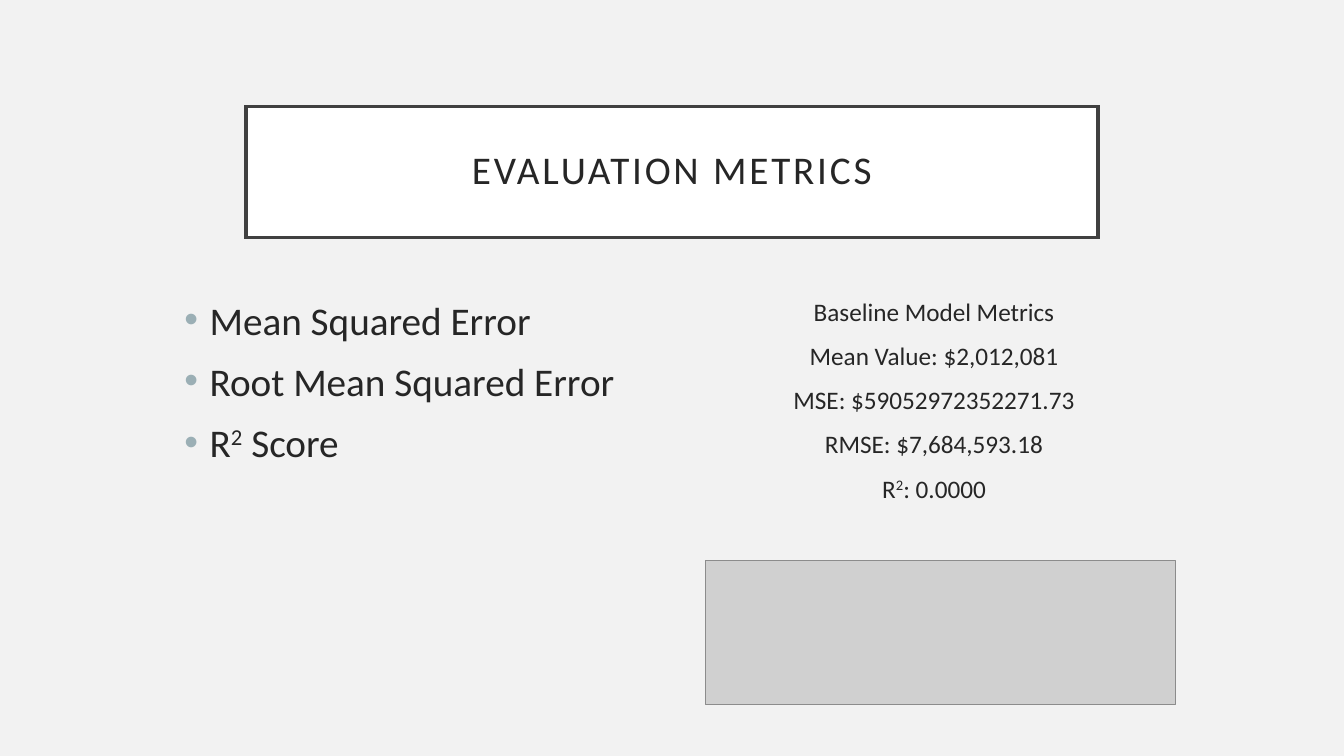
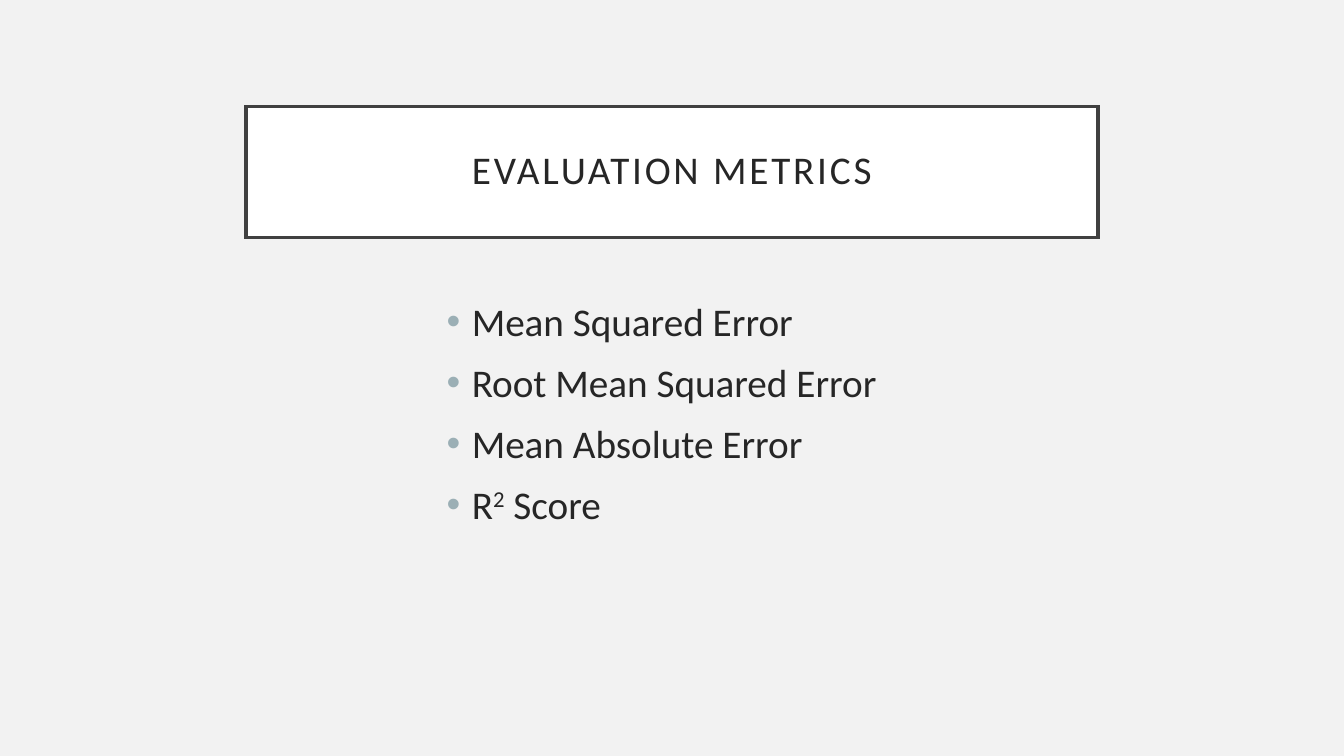
Before and after one commit to uaayub/MarketValuesSoccer, a slide deck: slide 9 of CSC382 Project Presentation.pptx. Drawn at 1344x756 pixels with LibreOffice and Linux fonts; fonts in the diff are those of the drawing; grey boxes stand for pictures. Boxes give left, top, right and bottom in pixels: in the first picture for what was removed or moved away, otherwise in the second. Text is boxed around its words. In the diff, an @@ line names an element or a change of style, - is before the commit and + after.

```diff
--- a/CSC382 Project Presentation.pptx
+++ b/CSC382 Project Presentation.pptx
@@ text "Mean Squared Error": place and size @@
-text "Mean Squared Error" at (210, 307, 614, 458)
+text "Mean Squared Error" at (472, 308, 876, 520)
@@ text removed at (793, 303, 1074, 498) @@
-Baseline Model Metrics
-Mean Value: $2,012,081
-MSE: $59052972352271.73
-RMSE: $7,684,593.18
-R2: 0.0000
@@ text at (472, 430, 802, 459): paragraph added @@
+• Mean Absolute Error
@@ picture removed at (706, 561, 1177, 704) @@
```
Also in this commit, not shown: 1 other slide changed, 2 slides added, 1 other file.
